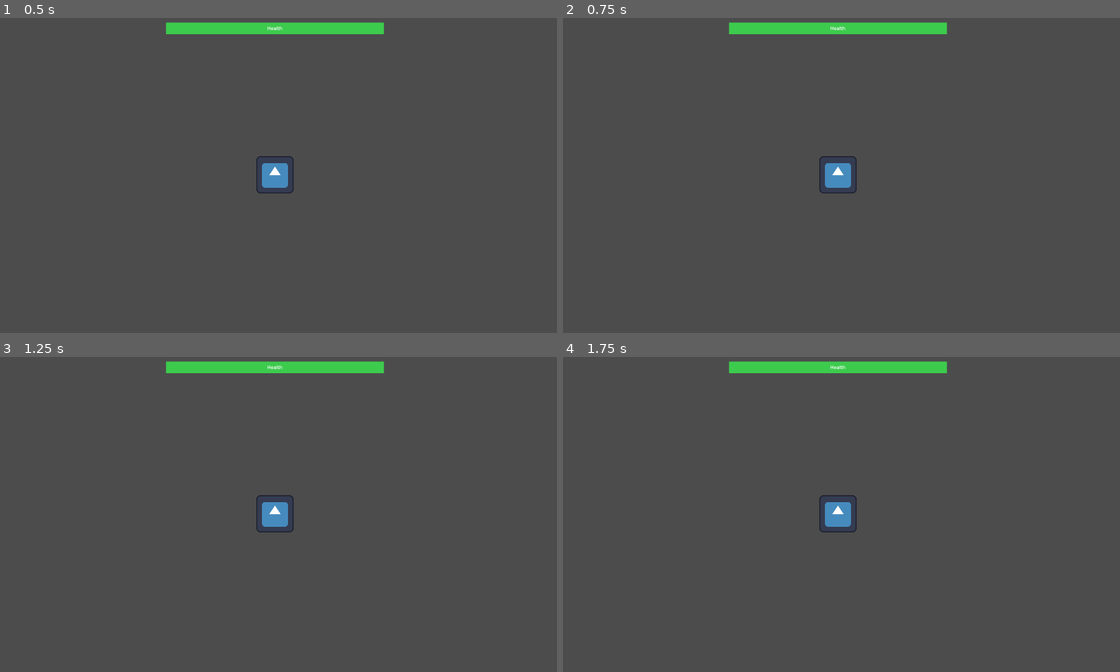
Above: before the commit, frames 1-4 (two rows, left to right).
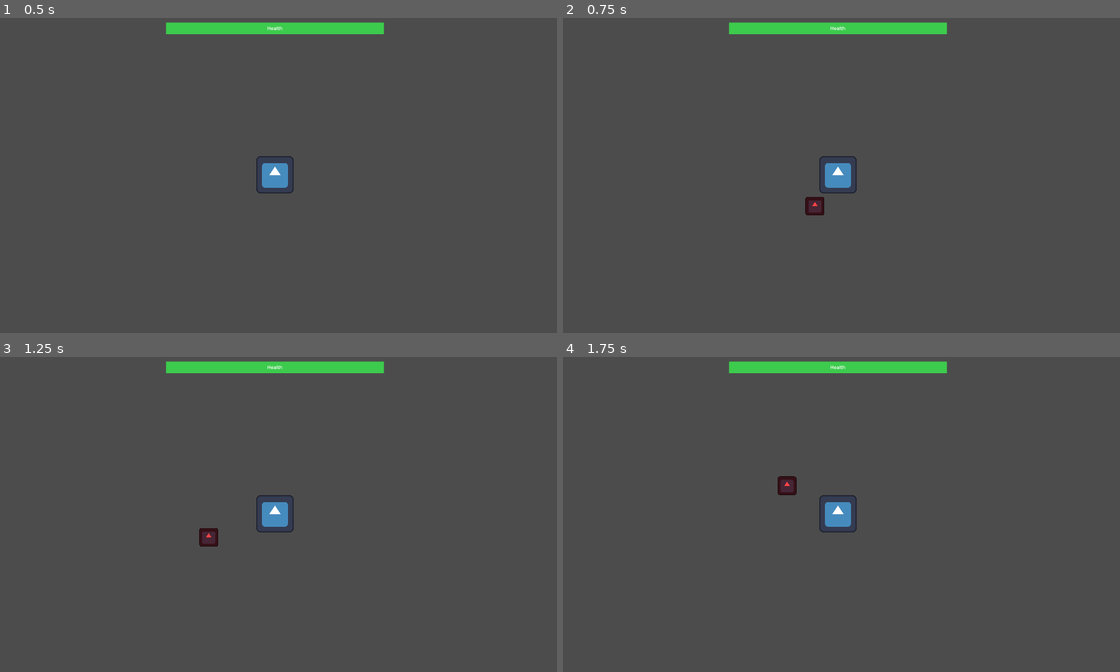
Above: after the commit, the same moments.

Repository: avidandy/GMTK_25
Game: Godot game, scene res://scenes/main.tscn
Same seed, same stepped clock (60 frames per second), same inputs: the game is played once before the commit and once after it. This scene is started directly instead of the project's main scene. The engine's default icon, where the game draws it, is replaced by a stand-in: a white triangle on a blue panel in a dark square.
Inputs:
- Up to frame 1 (0.5 s): no input
- Up to frame 2 (0.75 s): tap Enter at 0.5 s; hold Right (right) from 0.53 s (still down)
- Up to frame 3 (1.25 s): keep holding Right (right)
- Up to frame 4 (1.75 s): release Right (right) at 1.28 s; hold Down (down) from 1.28 s (still down)

Frame 1 is identical in both runs. In frame 2, 0.2% of the frame differs, in the area x 43-47%, y 56-63%; in frame 3, 0.2%; in frame 4, 0.2%, in the area x 38-42%, y 37-44%.
Error before the commit: Invalid assignment of property or key 'wait_time' with value of type 'float' on a base object of type 'null instance'. (res://scripts/Spawner.gd:15)

Commit message:
Implements basic enemy AI
Adds basic enemy AI with aggro distance and speed boost when near the player.

Diff:
--- a/scenes/Enemy.tscn
+++ b/scenes/Enemy.tscn
@@ -9,6 +9,7 @@
 [node name="Enemy" type="CharacterBody2D"]
 scale = Vector2(0.5, 0.5)
 script = ExtResource("1_55jtl")
+aggro_distance = 600.0
 
 [node name="CollisionShape2D" type="CollisionShape2D" parent="."]
 scale = Vector2(1.1, 1.1)
--- a/scenes/main.tscn
+++ b/scenes/main.tscn
@@ -1,13 +1,15 @@
-[gd_scene load_steps=4 format=3 uid="uid://fv2hn6sjj6po"]
+[gd_scene load_steps=6 format=3 uid="uid://deq7ih2we7etp"]
 
 [ext_resource type="Texture2D" uid="uid://by6xyoiojiif6" path="res://assets/Block Green.png" id="1_0bbpv"]
 [ext_resource type="PackedScene" uid="uid://5pb50itsa4y3" path="res://scenes/Player.tscn" id="1_o5qli"]
-[ext_resource type="PackedScene" uid="uid://7nm2lw05hq6o" path="res://scenes/Enemy.tscn" id="2_0wfyh"]
+[ext_resource type="Script" uid="uid://bh4282gc2h8gg" path="res://scripts/MainUI.gd" id="1_vcsgt"]
+[ext_resource type="PackedScene" uid="uid://dinkb188g73ol" path="res://scenes/Enemy.tscn" id="2_0wfyh"]
 [ext_resource type="Script" uid="uid://onaxruwxe5um" path="res://scripts/Spawner.gd" id="3_rarhs"]
 
 [node name="Main" type="Node2D"]
 
 [node name="UICanvasLayer" type="CanvasLayer" parent="."]
+script = ExtResource("1_vcsgt")
 
 [node name="HealthBarContainer" type="Control" parent="UICanvasLayer"]
 layout_mode = 3
@@ -66,5 +68,6 @@
 spawn_interval = 0.5
 spawn_radius = 1500.0
 
+[node name="SpawnTimer" type="Timer" parent="Spawner"]
 
 [connection signal="timeout" from="Spawner/SpawnTimer" to="Spawner" method="_on_SpawnTimer_timeout"]
--- a/scripts/Enemy.gd
+++ b/scripts/Enemy.gd
@@ -1,10 +1,50 @@
+# scripts/Enemy.gd
 extends CharacterBody2D
 
-@export var speed = 300
-@onready var player = get_parent().get_node("Player")
+@export var speed: float = 100.0 # Base enemy movement speed
+@export var health: int = 10 # Health for each enemy instance
+
+@export_group("Player Aggro Settings")
+@export var aggro_distance: float = 300.0 # Distance at which enemy speeds up towards player
+@export var aggro_speed_multiplier: float = 1.5 # How much faster enemy moves when aggro'd
+
+# Reference to the player node
+var player: Node2D
+
+func _ready():
+	add_to_group("enemies") # Ensure enemy is in "enemies" group
+
+	# Get player reference more robustly by group
+	player = get_tree().get_first_node_in_group("player")
+	if not player:
+		print("Enemy: Player node not found.")
+		# Consider stopping or queue_free() if player is essential
+
 
 func _physics_process(delta: float) -> void:
-	if player:
-		var direction = (player.global_position - global_position).normalized()
-		velocity = direction * speed
+	if not player or not is_instance_valid(player):
+		velocity = Vector2.ZERO
 		move_and_slide()
+		return
+
+	var target_direction = (player.global_position - global_position).normalized()
+	var current_speed = speed
+
+	# --- Player Aggro Speed-Up ---
+	if global_position.distance_to(player.global_position) < aggro_distance:
+		current_speed *= aggro_speed_multiplier
+	# -----------------------------
+
+	# Combine movement and avoidance
+	# The avoidance_vector is added. You might want to weigh it differently
+	# or use a blend, depending on how strong you want avoidance to be.
+	var final_direction = (target_direction).normalized()
+
+	velocity = final_direction * current_speed
+	move_and_slide()
+
+func take_damage(amount: int):
+	health -= amount
+	# You can add visual feedback for damage here (e.g., flash red)
+	if health <= 0:
+		queue_free() # Remove the enemy when it runs out of health
--- /dev/null
+++ b/scripts/MainUI.gd
@@ -0,0 +1,21 @@
+# scripts/MainUI.gd
+extends CanvasLayer
+
+@onready var player_health_bar = $HealthBarContainer/PlayerHealthBar
+@onready var health_label = $HealthBarContainer/RichTextLabel # If you want to show HP numbers
+
+func _ready():
+	var player_node = get_tree().get_first_node_in_group("player")
+	if player_node:
+		player_node.health_changed.connect(_on_player_health_changed)
+		# Ensure initial state is set
+		player_health_bar.max_value = player_node.max_health
+		player_health_bar.value = player_node.current_health
+		health_label.text = str(player_node.current_health) + "/" + str(player_node.max_health)
+	else:
+		print("UI: Player node not found. Health bar will not update.")
+
+func _on_player_health_changed(current_hp: int, max_hp: int):
+	player_health_bar.max_value = max_hp
+	player_health_bar.value = current_hp
+	health_label.text = str(current_hp) + "/" + str(max_hp)
--- a/scripts/Player.gd
+++ b/scripts/Player.gd
@@ -1,8 +1,22 @@
+# scripts/Player.gd
 extends CharacterBody2D
 
 @export var speed = 400
+@export var max_health: int = 100 # Add max health variable
+
+var current_health: int = max_health: # Current health variable
+	set(value):
+		current_health = clampi(value, 0, max_health) # Clamp health between 0 and max_health
+		health_changed.emit(current_health, max_health) # Emit signal when health changes
+		if current_health <= 0:
+			die() # Call die function if health is zero or less
+
+# Signal to notify UI (and other interested nodes) about health changes
+signal health_changed(current_health_val, max_health_val)
+
 func _ready():
 	add_to_group("player") # Add player to a group for easy lookup by enemies/spawner
+	health_changed.emit(current_health, max_health) # Emit initial health state for UI
 
 func get_input():
 	var input_direction = Input.get_vector("left", "right", "up", "down")
@@ -11,3 +25,13 @@
 func _physics_process(delta):
 	get_input()
 	move_and_slide()
+
+func take_damage(amount: int):
+	current_health -= amount
+	# You can add visual feedback here, e.g., modulate sprite color briefly
+	print("Player took ", amount, " damage. Current health: ", current_health) # For debugging
+
+func die():
+	print("Player died! Game Over.")
+	# Handle game over logic here (e.g., show game over screen, restart level)
+	queue_free() # Remove player node
Not shown: 1 places in scenes/Enemy.tscn that only renumber resources
Not shown, added: scripts/MainUI.gd.uid
